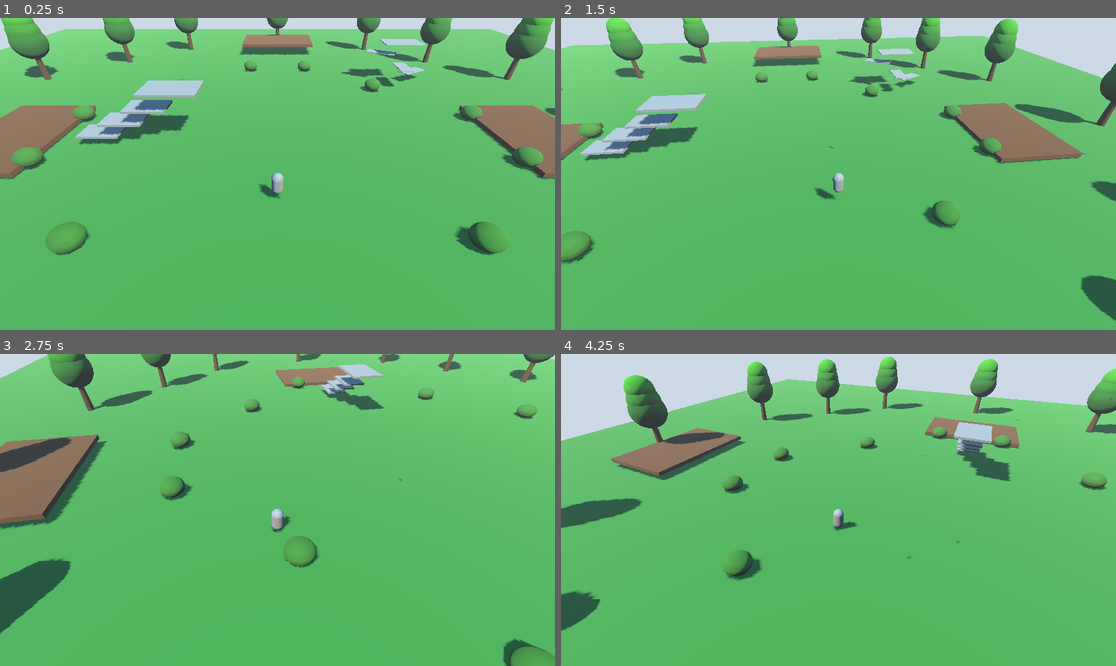
Above: before the commit, frames 1-4 (two rows, left to right).
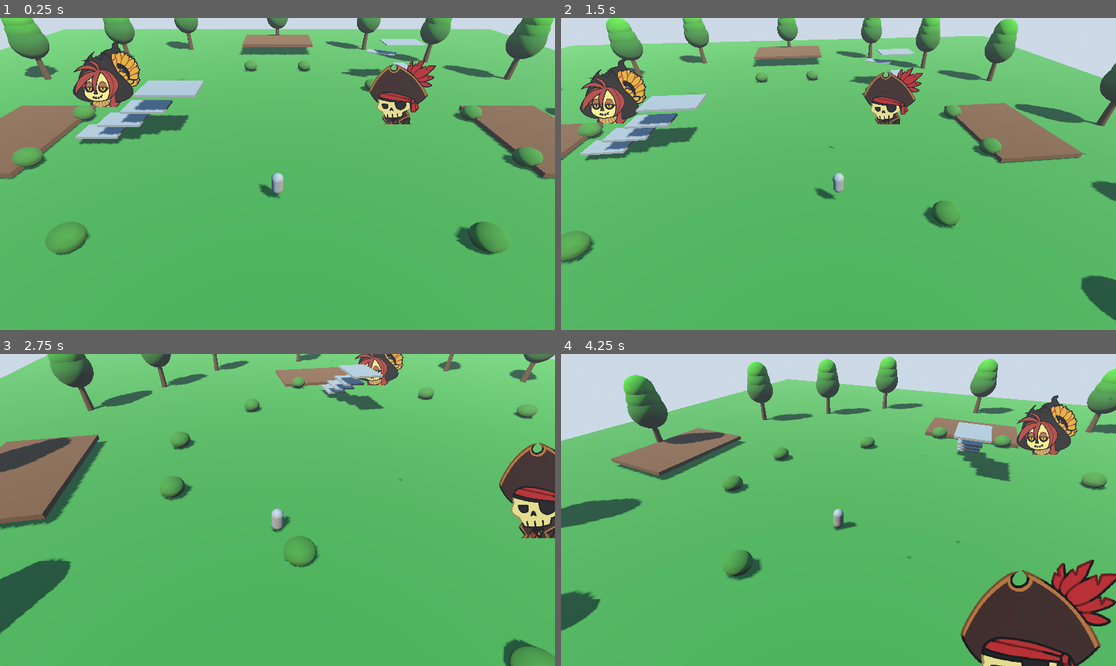
Above: after the commit, the same moments.

Repository: edb616321/godot-test2-paper-mario
Game: Godot game, scene res://scenes/park_level.tscn
Same seed, same stepped clock (60 frames per second), same inputs: the game is played once before the commit and once after it.
Inputs:
- Up to frame 1 (0.25 s): no input
- Up to frame 2 (1.5 s): tap Enter (ui_accept) at 0.5, 0.77 s; hold D (ui_right) 0.53-1.28 s; tap E (interact) at 0.6 s; hold S (ui_down) from 1.28 s (still down); tap Q (camera_rotate_left) at 1.35 s
- Up to frame 3 (2.75 s): tap Enter (ui_accept) at 1.52 s; tap E (interact) at 1.55, 2.3 s; release S (ui_down) at 2.03 s; hold D (ui_right) from 2.03 s (still down); hold R (camera_rotate_right) from 2.03 s (still down)
- Up to frame 4 (4.25 s): release D (ui_right) at 2.78 s; release R (camera_rotate_right) at 2.78 s; hold W (ui_up) 2.78-3.53 s; tap E (interact) at 2.85, 3.6 s; tap Enter (ui_accept) at 3.02, 3.77 s; hold A (ui_left) from 3.53 s (still down)

The runs differ from the first frame. In frame 1, 3.3% of the frame differs, in the area x 13-79%, y 7-35%; in frame 2, 2.9%; in frame 3, 2.9%; in frame 4, 8.2%, in the area x 71-100%, y 13-100%.

Commit message:
Merge all scenes into unified park_level scene
- Integrated NPCs (Captain and Hickory) directly into park_level.tscn
- Added ChatUI as an overlay that appears on NPC interaction
- Connected NPC InteractionArea signals to detect player proximity
- Setup proper interaction flow:
  - Player walks near NPC (InteractionArea detects)
  - Player presses E to interact
  - ChatUI opens with NPC conversation
  - Player movement disabled during chat
  - Chat closed resumes player control

Scene Structure:
- ParkLevel (main node)
  - Environment, Lighting, Camera
  - Player (with sprite controller)
  - NPCs (Captain at pond, Hickory by benches)
    - Each has InteractionArea for detection
  - ChatUI (hidden until interaction)
  - All environmental elements (trees, water, platforms)

NPCs positioned strategically:
- Captain: Near pond at (15, 1, -5)
- Hickory: By benches at (-25, 1, -10)

Diff:
--- a/scenes/park_level.tscn
+++ b/scenes/park_level.tscn
@@ -1,6 +1,11 @@
-[gd_scene load_steps=15 format=3]
+[gd_scene load_steps=24 format=3]
 
 [ext_resource type="Script" path="res://scripts/park_level_controller.gd" id="1"]
+[ext_resource type="PackedScene" path="res://scenes/ChatUI.tscn" id="10"]
+[ext_resource type="Script" path="res://scripts/NPCController_Captain.gd" id="11"]
+[ext_resource type="Script" path="res://scripts/NPCController_Hickory.gd" id="12"]
+[ext_resource type="Texture2D" path="res://sprites/MYGAIA_Sprite_Captain_Walk1.png" id="13"]
+[ext_resource type="Texture2D" path="res://sprites/MYGAIA_Sprite_Hickory_Walk1.png" id="14"]
 
 [sub_resource type="ProceduralSkyMaterial" id="ProceduralSkyMaterial_1"]
 sky_top_color = Color(0.384, 0.627, 0.878, 1)
@@ -91,6 +96,21 @@
 height = 2.0
 radius = 0.5
 
+[sub_resource type="CapsuleShape3D" id="CapsuleShape3D_npc"]
+height = 2.0
+radius = 0.5
+
+[sub_resource type="QuadMesh" id="QuadMesh_shadow"]
+size = Vector2(1.5, 1.5)
+
+[sub_resource type="StandardMaterial3D" id="StandardMaterial3D_shadow"]
+albedo_color = Color(0, 0, 0, 0.3)
+transparency = 1
+shading_mode = 0
+
+[sub_resource type="SphereShape3D" id="SphereShape3D_interact"]
+radius = 2.0
+
 [node name="ParkLevel" type="Node3D"]
 script = ExtResource("1")
 
@@ -360,4 +380,61 @@
 
 [node name="NPCs" type="Node3D" parent="."]
 
-[node name="ChatUI" type="Control" parent="."]
+[node name="Captain" type="CharacterBody3D" parent="NPCs"]
+transform = Transform3D(1, 0, 0, 0, 1, 0, 0, 0, 1, 15, 1, -5)
+collision_layer = 4
+collision_mask = 1
+script = ExtResource("11")
+
+[node name="Sprite3D" type="Sprite3D" parent="NPCs/Captain"]
+transform = Transform3D(1, 0, 0, 0, 1, 0, 0, 0, 1, 0, 1, 0)
+billboard = 1
+texture_filter = 0
+texture = ExtResource("13")
+pixel_size = 0.02
+
+[node name="CollisionShape3D" type="CollisionShape3D" parent="NPCs/Captain"]
+shape = SubResource("CapsuleShape3D_npc")
+
+[node name="Shadow" type="MeshInstance3D" parent="NPCs/Captain"]
+transform = Transform3D(1, 0, 0, 0, -4.37114e-08, -1, 0, 1, -4.37114e-08, 0, -0.98, 0)
+mesh = SubResource("QuadMesh_shadow")
+surface_material_override/0 = SubResource("StandardMaterial3D_shadow")
+
+[node name="InteractionArea" type="Area3D" parent="NPCs/Captain"]
+collision_layer = 0
+collision_mask = 2
+
+[node name="CollisionShape3D" type="CollisionShape3D" parent="NPCs/Captain/InteractionArea"]
+shape = SubResource("SphereShape3D_interact")
+
+[node name="Hickory" type="CharacterBody3D" parent="NPCs"]
+transform = Transform3D(1, 0, 0, 0, 1, 0, 0, 0, 1, -25, 1, -10)
+collision_layer = 4
+collision_mask = 1
+script = ExtResource("12")
+
+[node name="Sprite3D" type="Sprite3D" parent="NPCs/Hickory"]
+transform = Transform3D(1, 0, 0, 0, 1, 0, 0, 0, 1, 0, 1, 0)
+billboard = 1
+texture_filter = 0
+texture = ExtResource("14")
+pixel_size = 0.02
+
+[node name="CollisionShape3D" type="CollisionShape3D" parent="NPCs/Hickory"]
+shape = SubResource("CapsuleShape3D_npc")
+
+[node name="Shadow" type="MeshInstance3D" parent="NPCs/Hickory"]
+transform = Transform3D(1, 0, 0, 0, -4.37114e-08, -1, 0, 1, -4.37114e-08, 0, -0.98, 0)
+mesh = SubResource("QuadMesh_shadow")
+surface_material_override/0 = SubResource("StandardMaterial3D_shadow")
+
+[node name="InteractionArea" type="Area3D" parent="NPCs/Hickory"]
+collision_layer = 0
+collision_mask = 2
+
+[node name="CollisionShape3D" type="CollisionShape3D" parent="NPCs/Hickory/InteractionArea"]
+shape = SubResource("SphereShape3D_interact")
+
+[node name="ChatUI" parent="." instance=ExtResource("10")]
+visible = false
--- a/scripts/park_level_controller.gd
+++ b/scripts/park_level_controller.gd
@@ -11,6 +11,8 @@
 @onready var particle_effects = $ParticleEffects
 @onready var trees = $Trees
 @onready var bushes = $Bushes
+@onready var chat_ui = $ChatUI if has_node("ChatUI") else null
+@onready var npcs = $NPCs if has_node("NPCs") else null
 
 # Player movement
 const MOVE_SPEED = 8.0
@@ -51,6 +53,9 @@
 
 	# Initialize player
 	_setup_player()
+
+	# Setup NPCs
+	_setup_npcs()
 
 	# Setup wind system
 	_setup_wind_system()
@@ -617,7 +622,74 @@
 			mat.set_shader_parameter("wave_amplitude", 0.05)
 			mat.set_shader_parameter("wave_speed", 0.5)
 
+func _setup_npcs():
+	"""Setup NPC interactions"""
+	if not npcs:
+		return
+
+	# Connect interaction areas for each NPC
+	for npc in npcs.get_children():
+		if npc.has_node("InteractionArea"):
+			var area = npc.get_node("InteractionArea")
+			area.body_entered.connect(_on_npc_interaction_area_entered.bind(npc))
+			area.body_exited.connect(_on_npc_interaction_area_exited.bind(npc))
+			print("Connected interaction for NPC: ", npc.name)
+
 func _on_player_interacted():
 	"""Handle player interaction attempts"""
 	print("Player attempted interaction")
-	# This would check for nearby NPCs, benches, etc.
+
+	# Check if player is near any NPC
+	for npc in npcs.get_children():
+		var distance = player.global_position.distance_to(npc.global_position)
+		if distance < 3.0:  # Within interaction range
+			_start_npc_conversation(npc)
+			break
+
+func _on_npc_interaction_area_entered(body, npc):
+	"""Handle player entering NPC interaction zone"""
+	if body == player:
+		print("Player near ", npc.name, " - Press E to interact")
+		# Could show interaction prompt here
+
+func _on_npc_interaction_area_exited(body, npc):
+	"""Handle player leaving NPC interaction zone"""
+	if body == player:
+		print("Player left ", npc.name, " interaction area")
+		# Hide interaction prompt
+
+func _start_npc_conversation(npc):
+	"""Start conversation with an NPC"""
+	if not chat_ui:
+		print("ChatUI not found!")
+		return
+
+	print("Starting conversation with ", npc.name)
+
+	# Stop player movement during conversation
+	if player and player.has_method("set_process"):
+		player.set_process(false)
+		player.set_physics_process(false)
+
+	# Get NPC texture for chat display
+	var npc_texture = null
+	if npc.has_node("Sprite3D"):
+		var sprite = npc.get_node("Sprite3D")
+		npc_texture = sprite.texture
+
+	# Open chat UI with NPC
+	if chat_ui.has_method("open_chat"):
+		chat_ui.open_chat(npc.name, npc_texture)
+
+	# Connect to chat closed signal if not already connected
+	if not chat_ui.is_connected("chat_closed", _on_chat_closed):
+		chat_ui.chat_closed.connect(_on_chat_closed)
+
+func _on_chat_closed():
+	"""Handle chat UI being closed"""
+	print("Chat closed, resuming player control")
+
+	# Resume player movement
+	if player:
+		player.set_process(true)
+		player.set_physics_process(true)
--- a/scripts/player_park.gd
+++ b/scripts/player_park.gd
@@ -167,21 +167,10 @@
 
 func _check_interactions():
 	"""Check for nearby interactable objects"""
+	# Emit signal for the park controller to handle
 	emit_signal("player_interacted")
 
-	# Check for NPCs in range
-	var space_state = get_world_3d().direct_space_state
-	var query = PhysicsRayQueryParameters3D.create(
-		global_position,
-		global_position + facing_direction * 2.0
-	)
-	query.collision_mask = 4  # NPCs are on layer 3
-
-	var result = space_state.intersect_ray(query)
-	if result:
-		var collider = result.collider
-		if collider.has_method("interact"):
-			collider.interact()
+	# The park_level_controller will handle finding nearby NPCs and starting conversations
 
 func set_water_state(in_water: bool):
 	"""Update water state"""
Not shown, added: scripts/player_park.gd.uid
Not shown, added: scripts/weather_system.gd.uid
